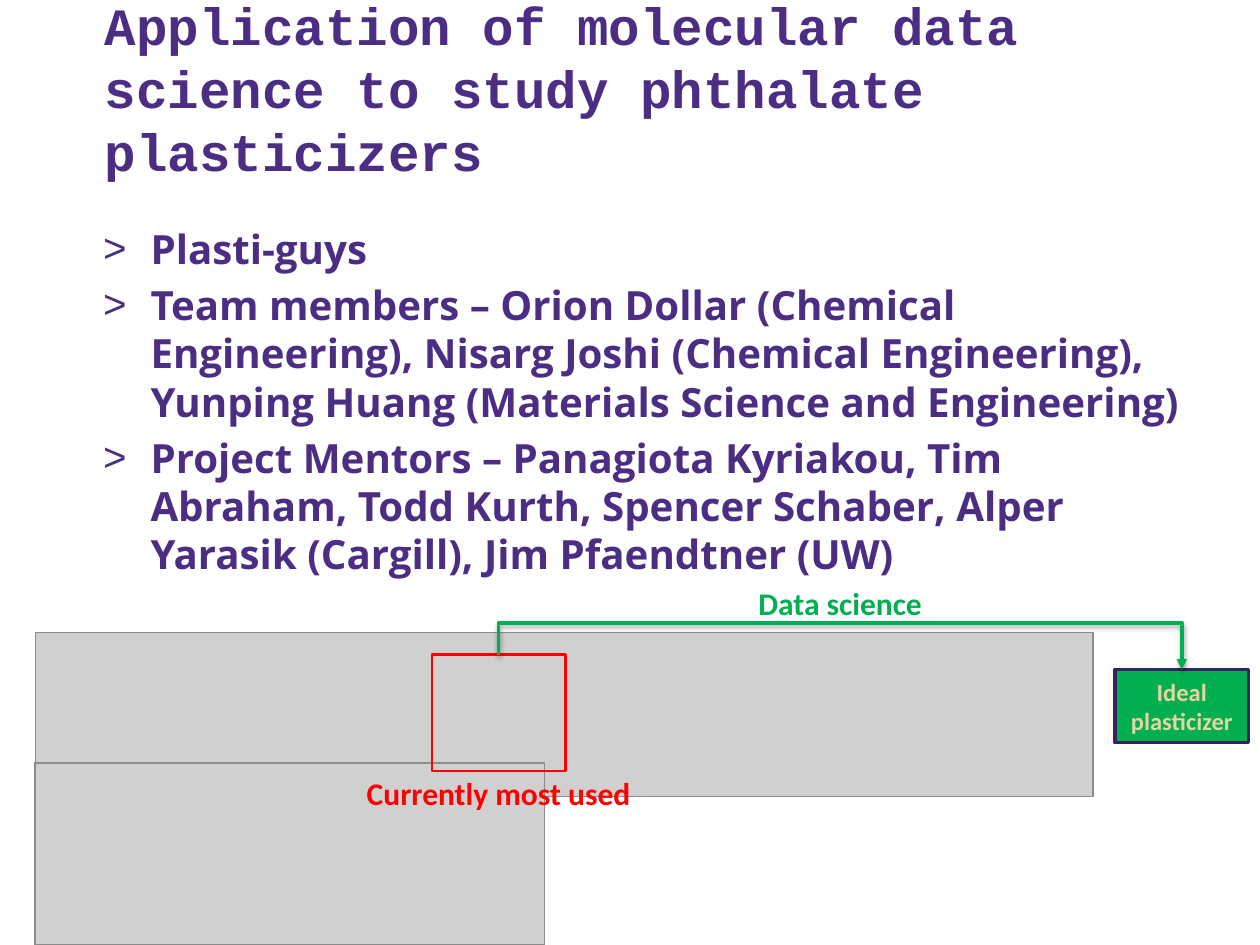
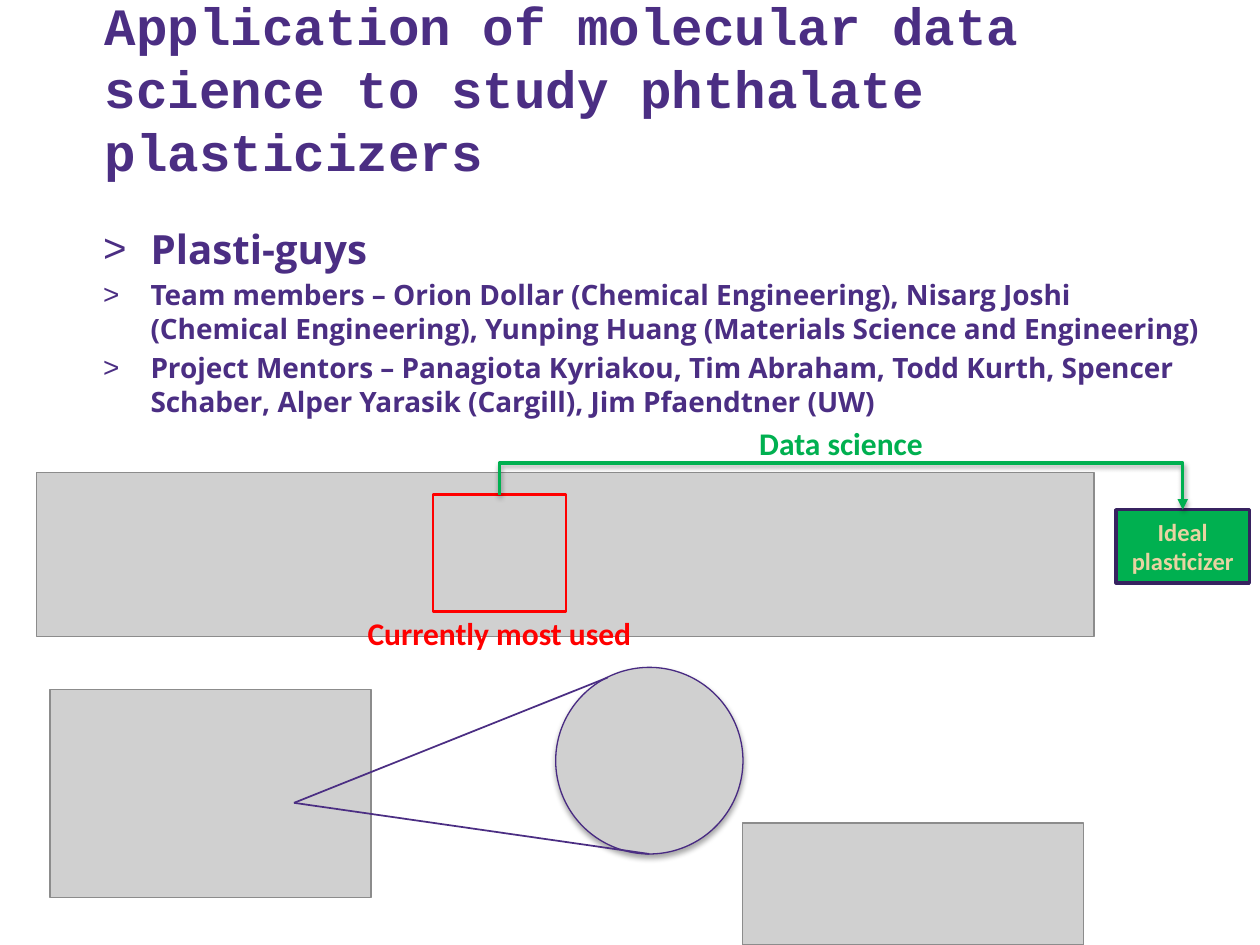
Before and after one commit to nisargjoshi10/direct_capstone, a slide deck: slide 1 of docs/showcase_materials/plastic-guys_1 min pitch slide.pptx. Drawn at 1260x945 pixels with LibreOffice and Linux fonts; fonts in the diff are those of the drawing; grey boxes stand for pictures; background and template pictures are left out. Boxes give left, top, right and bottom in pixels: in the first picture for what was removed or moved away, otherwise in the second. Text is boxed around its words. In the diff, an @@ line names an element or a change of style, - is before the commit and + after.

Commit message:
slide_updates

```diff
--- a/docs/showcase_materials/plastic-guys_1 min pitch slide.pptx
+++ b/docs/showcase_materials/plastic-guys_1 min pitch slide.pptx
@@ text at [151, 283, 1198, 419]: size 23 to 16 pt; less space between paragraphs @@
@@ 2 texts, 2 rectangles, 1 picture, 1 elbow arrow: place and size @@
-2 texts, 2 rectangles, 1 picture, 1 elbow arrow at [35, 593, 1249, 813]
+2 texts, 2 rectangles, 1 picture, 1 elbow arrow at [37, 433, 1250, 653]
@@ picture added at [50, 689, 372, 897] @@
@@ line added from (294, 803) to (607, 678), #4B2E83 1 pt @@
@@ picture added at [556, 668, 743, 854] @@
@@ line added from (294, 803) to (649, 854), #4B2E83 1 pt @@
@@ picture: place and size @@
-picture at [35, 764, 544, 945]
+picture at [742, 823, 1084, 945]
```
